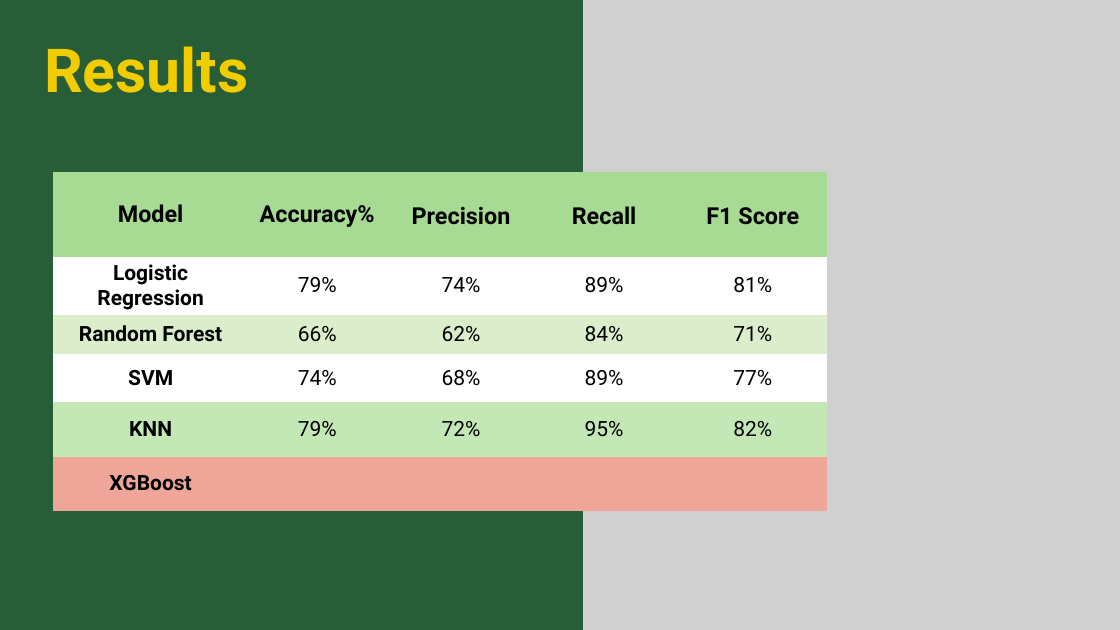
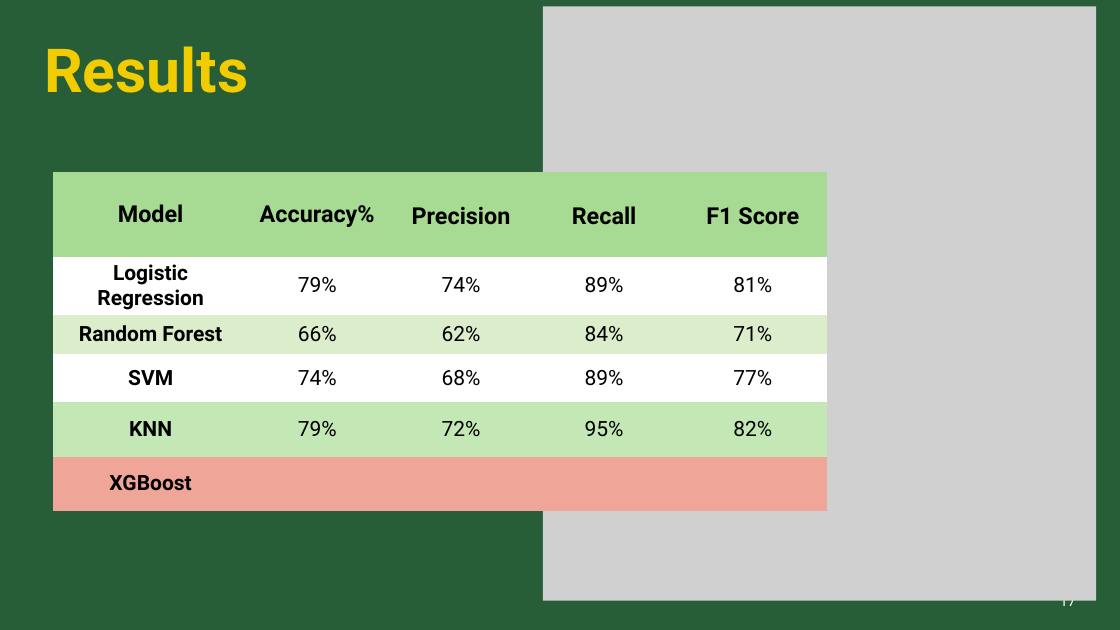
Before and after one commit to sk2003hw/Airline_Delay_and_Cancellation_Analysis, a slide deck: slide 17 of MATH 509_Project Presentation_Draft.pptx. Drawn at 1120x630 pixels with LibreOffice and Linux fonts; fonts in the diff are those of the drawing; grey boxes stand for pictures. Boxes give left, top, right and bottom in pixels: in the first picture for what was removed or moved away, otherwise in the second. Text is boxed around its words. In the diff, an @@ line names an element or a change of style, - is before the commit and + after.

```diff
--- a/MATH 509_Project Presentation_Draft.pptx
+++ b/MATH 509_Project Presentation_Draft.pptx
@@ picture: place and size @@
-picture at (583, 0, 1120, 630)
+picture at (543, 7, 1096, 601)
@@ page number added at (1060, 593, 1076, 610), 12 pt, text #FFFFFF @@
+17
```
Also in this commit, not shown: 6 other slides changed.
